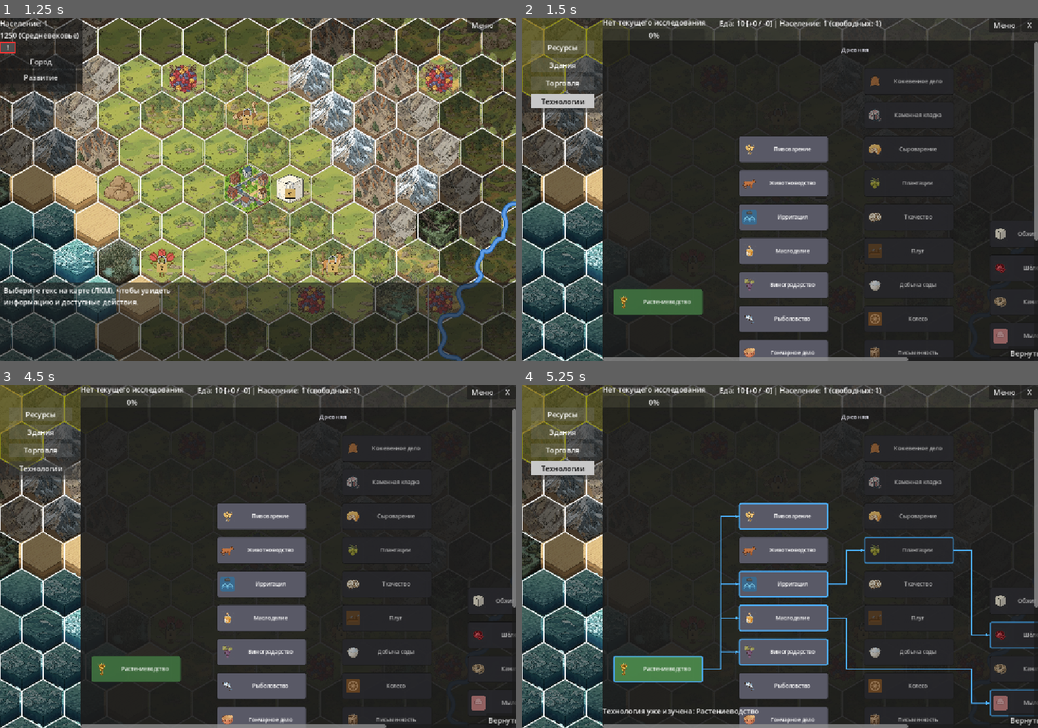
Above: before the commit, frames 1-4 (two rows, left to right).
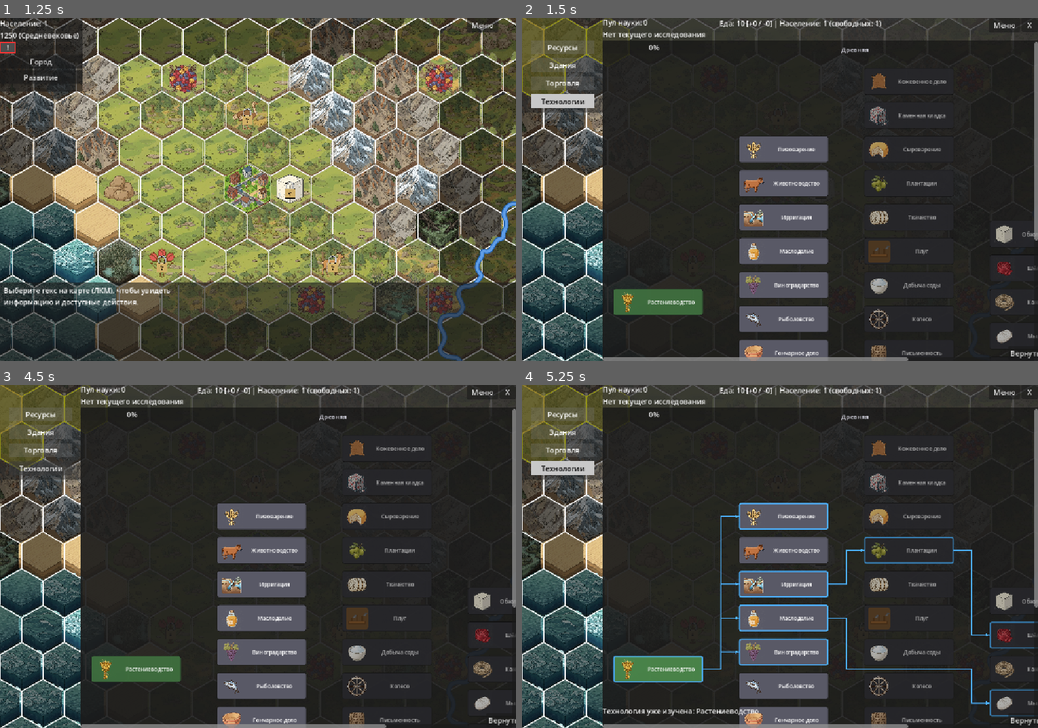
Above: after the commit, the same moments.

Repository: Night-Pryanik/The-City
Game: Godot game, scene res://scenes/main_menu.tscn
Same seed, same stepped clock (60 frames per second), same inputs: the game is played once before the commit and once after it.
Inputs (mouse positions are in pixels of both pictures, inside the frame that each line leads up to):
- Up to frame 1 (1.25 s): click "Новая игра" at 0.5 s
- Up to frame 2 (1.5 s): click (532, 48) at 1.25 s
- Up to frame 3 (4.5 s): click "Ресурсы" at 2 s; click "Здания" at 2.75 s; click "Торговля" at 3.5 s; click "Технологии" at 4.25 s
- Up to frame 4 (5.25 s): click (656, 669) at 5.02 s

Frame 1 is identical in both runs. In frame 2, 3.8% of the frame differs, in the area x 15-100%, y 0-100%; in frame 3, 3.8%; in frame 4, 3.8%.

Commit message:
Библиотеки, в которых материал для письма превращается в науку

Diff:
--- a/data/buildings.json
+++ b/data/buildings.json
@@ -203,6 +203,16 @@
       "production_slots": 1.0,
       "unlock_tech": "parchment",
       "default_recipes": [ "parchment" ]
+    },
+    {
+      "id": "library",
+      "name": "Библиотека",
+      "description": "Собрание письменных трудов, где учёные производят Науку.",
+      "work_cost": 30,
+      "icon": "library.png",
+      "production_slots": 1.0,
+      "unlock_tech": "writing",
+      "default_recipes": [ "science" ]
     }
   ]
 }
--- a/data/crafts.json
+++ b/data/crafts.json
@@ -309,6 +309,16 @@
       "time": 5.0,
       "unlock_tech": "parchment",
       "description": "Производит пергамент из шкур животных с помощью золения их в извести"
+    },
+    {
+      "id": "science",
+      "name": "Наука",
+      "produced_in": [ "library" ],
+      "resources": { "@writing_mediums": 2 },
+      "result": { "science": 1 },
+      "time": 5.0,
+      "unlock_tech": "writing",
+      "description": "Переписчики и учёные превращают письменные материалы в знания, пополняющие пул науки города"
     }
   ]
 }
--- a/data/products/products.json
+++ b/data/products/products.json
@@ -147,6 +147,17 @@
       "category": "material",
       "unlock_tech": "parchment",
       "icon": "parchment.png"
+    },
+    {
+      // Наука — виртуальный ресурс, который копится в общем пуле города и напрямую
+      // ускоряет изучение технологий (см. docs.md, «Наука: производство и исследования»).
+      // На вкладке «Ресурсы» НЕ отображается (фильтруется в resources_tab.gd).
+      "id": "science",
+      "name": "Наука",
+      "type": "product",
+      "category": "other",
+      "unlock_tech": "writing",
+      "icon": "science.png"
     }
   ]
 }
--- a/data/technologies/ancient.json
+++ b/data/technologies/ancient.json
@@ -78,7 +78,7 @@
       "name": "Ирригация",
       "era": "ancient",
       "science_cost": 3.0,
-      "icon": "irrigation.svg",
+      "icon": "irrigation.png",
       "prerequisites": [ [ "farming" ] ],
       "description": "Открывает возможность возделывать влаголюбивые культуры: рис и таро.\nПозволяет фермам и плантациям передавать пресную воду по цепочке (до 3 гексов).\nПозволяет осушать болота.",
       "flavor": "Управление водными потоками стало ключом к освоению новых земель: ирригация позволяла не только поливать поля, но и осушать переувлажнённые участки, превращая болота в плодородные равнины."
@@ -88,7 +88,7 @@
       "name": "Колесо",
       "era": "ancient",
       "science_cost": 3.0,
-      "icon": "wheel.svg",
+      "icon": "wheel.png",
       "prerequisites": [ [ "pottery" ] ],
       "description": "Снижает вклад расстояния от города в стоимость труда при строительстве улучшений на 30%.",
       "flavor": "Колесо — одно из величайших изобретений человечества, изменившее торговлю и войну."
@@ -168,7 +168,7 @@
       "name": "Мыловарение",
       "era": "ancient",
       "science_cost": 3.0,
-      "icon": "soap.svg",
+      "icon": "soap.png",
       "prerequisites": [ [ "oil_making", "soda_extraction" ] ],
       "description": "Открывает дом мыловара: растительное масло и сода → мыло.",
       "flavor": "Смешивая жир со щёлоком, люди получали мыло — первый шаг к гигиене и медицине."
--- a/icons/tech/irrigation.svg
+++ /dev/null
@@ -1,19 +0,0 @@
-<svg xmlns="http://www.w3.org/2000/svg" width="64" height="64" viewBox="0 0 64 64">
-  <rect width="64" height="64" fill="#3a6a8e" rx="8"/>
-  <path d="M8 44 Q20 20 32 44 Q44 20 56 44" fill="none" stroke="#7ec8e3" stroke-width="4" stroke-linecap="round"/>
-  <path d="M8 52 Q20 32 32 52 Q44 32 56 52" fill="none" stroke="#5aa8d3" stroke-width="3" stroke-linecap="round"/>
-  <rect x="20" y="8" width="24" height="10" fill="#5a5a5a" stroke="#3a3a3a" stroke-width="2" rx="2"/>
-  <path d="M24 8 L32 2 L40 8" fill="#5a5a5a" stroke="#3a3a3a" stroke-width="2"/>
-</svg>
-</｜DSML｜tool>
-<task_progress>
-- [x] Изучение структуры проекта и согласование плана
-- [x] Добавить поле icon в data/technologies.json
-- [ ] Создать SVG-иконки для недостающих технологий (icons/tech/)
-- [ ] Создать scripts/tech_tree.gd (Control со стрелками)
-- [ ] Переработать scripts/technologies_tab.gd (дерево технологий)
-- [ ] Обновить scripts/ui_helpers.gd (тултип технологий)
-- [ ] Обновить scenes/CityUI.tscn (структура панели технологий)
-- [ ] Обновить scripts/city_ui.gd (setup и тултип)
-- [ ] Проверить результат
-</task>
--- a/icons/tech/soap.svg
+++ /dev/null
@@ -1,19 +0,0 @@
-<svg xmlns="http://www.w3.org/2000/svg" width="64" height="64" viewBox="0 0 64 64">
-  <rect width="64" height="64" fill="#d48a8a" rx="8"/>
-  <rect x="16" y="20" width="32" height="18" fill="#e8b4b4" stroke="#a86a6a" stroke-width="2" rx="6"/>
-  <circle cx="26" cy="29" r="3" fill="#c47a7a"/>
-  <circle cx="38" cy="29" r="3" fill="#c47a7a"/>
-  <rect x="22" y="12" width="20" height="8" fill="#e8b4b4" stroke="#a86a6a" stroke-width="2" rx="3"/>
-</svg>
-</｜DSML｜tool>
-<task_progress>
-- [x] Изучение структуры проекта и согласование плана
-- [x] Добавить поле icon в data/technologies.json
-- [ ] Создать SVG-иконки для недостающих технологий (icons/tech/)
-- [ ] Создать scripts/tech_tree.gd (Control со стрелками)
-- [ ] Переработать scripts/technologies_tab.gd (дерево технологий)
-- [ ] Обновить scripts/ui_helpers.gd (тултип технологий)
-- [ ] Обновить scenes/CityUI.tscn (структура панели технологий)
-- [ ] Обновить scripts/city_ui.gd (setup и тултип)
-- [ ] Проверить результат
-</task>
--- a/icons/tech/wheel.svg
+++ /dev/null
@@ -1,21 +0,0 @@
-<svg xmlns="http://www.w3.org/2000/svg" width="64" height="64" viewBox="0 0 64 64">
-  <rect width="64" height="64" fill="#8a5a2b" rx="8"/>
-  <circle cx="32" cy="32" r="20" fill="none" stroke="#d4a574" stroke-width="5"/>
-  <circle cx="32" cy="32" r="4" fill="#d4a574"/>
-  <line x1="32" y1="12" x2="32" y2="52" stroke="#d4a574" stroke-width="3"/>
-  <line x1="12" y1="32" x2="52" y2="32" stroke="#d4a574" stroke-width="3"/>
-  <line x1="18" y1="18" x2="46" y2="46" stroke="#d4a574" stroke-width="3"/>
-  <line x1="46" y1="18" x2="18" y2="46" stroke="#d4a574" stroke-width="3"/>
-</svg>
-</｜DSML｜tool>
-<task_progress>
-- [x] Изучение структуры проекта и согласование плана
-- [x] Добавить поле icon в data/technologies.json
-- [ ] Создать SVG-иконки для недостающих технологий (icons/tech/)
-- [ ] Создать scripts/tech_tree.gd (Control со стрелками)
-- [ ] Переработать scripts/technologies_tab.gd (дерево технологий)
-- [ ] Обновить scripts/ui_helpers.gd (тултип технологий)
-- [ ] Обновить scenes/CityUI.tscn (структура панели технологий)
-- [ ] Обновить scripts/city_ui.gd (setup и тултип)
-- [ ] Проверить результат
-</task>
--- a/scenes/CityUI.tscn
+++ b/scenes/CityUI.tscn
@@ -266,6 +266,10 @@
 offset_right = 229.0
 offset_bottom = -58.0
 
+[node name="SciencePoolLabel" type="Label" parent="ContentPanel/TechnologiesPanel/CurrentResearch/VBoxContainer"]
+layout_mode = 2
+text = "Пул науки: 0"
+
 [node name="TechCurrentLabel" type="Label" parent="ContentPanel/TechnologiesPanel/CurrentResearch/VBoxContainer" unique_id=882780081]
 layout_mode = 2
 text = "Нет текущего исследования"
--- a/scripts/CityData.gd
+++ b/scripts/CityData.gd
@@ -23,6 +23,10 @@
 var current_research_science_cost: int = 0
 var research_progress: float = 0.0
 var research_science_accumulated: float = 0.0
+# Дробный остаток «дренажа» пула науки: списываем целыми единицами из пула,
+# а нецелый остаток копим здесь, чтобы скорость была плавной (см. docs.md,
+# «Наука: производство и исследования»).
+var science_drain_accum: float = 0.0
 
 # Сообщения для HUD после завершения исследования (о найденных ресурсах)
 var last_research_messages: Array = []
@@ -34,6 +38,16 @@
 var food_per_citizen: int = 1
 
 const PRODUCTION_INTERVAL: float = 2.0
+
+# --- НАУКА ---
+# Базовый доход науки города за один production-тик (даже без библиотек).
+# Город НЕ может генерировать меньше 1 очка науки за тик — иначе ранняя игра
+# без построек науки была бы заблокирована.
+const BASE_SCIENCE_PER_TICK: float = 1.0
+# Скорость расхода пула науки на текущее исследование (очков в секунду).
+# Пул списывается по столько очков в секунду на исследование; это прямое
+# ускорение его изучения за счёт «произведённой» науки.
+const SCIENCE_DRAIN_PER_SEC: float = 0.5
 
 # --- ТРУД ---
 # Труд = скорость работы города. 1 житель = 1 труд/сек.
@@ -65,6 +79,7 @@
     current_research_science_cost = 0
     research_progress = 0.0
     research_science_accumulated = 0.0
+    science_drain_accum = 0.0
     last_research_messages = []
 
     total_population = 1
@@ -469,25 +484,30 @@
     emit_signal("city_updated")
     return true
 
-# Возвращает количество очков науки за тик.
-# Учёных пока нет, поэтому город сам генерирует минимум — 1 очко за тик.
+# Возвращает количество очков науки за тик — базовый доход города.
+# Учёных (специализированных зданий) пока не учитывает: вклад библиотек
+# идёт через пул науки (см. get_science_pool и tick_research_science_continuous).
 # Город не может генерировать меньше 1 очка науки за тик.
 func get_science_per_tick() -> float:
-    var science = 0.0
-    # TODO: при добавлении учёных сюда нужно будет суммировать их вклад.
-    # Пока учёных нет — город генерирует минимум 1 очко науки за тик.
-    return max(1.0, science)
+    return BASE_SCIENCE_PER_TICK
+
+# Возвращает размер общего пула науки города (очков науки «про запас»).
+# Пул копится зданиями (например, Библиотекой через рецепт «Наука») в обычном
+# city_storage["science"], но на вкладке «Ресурсы» наука скрыта. Расходуется
+# на ускорение текущего исследования (см. tick_research_science_continuous).
+func get_science_pool() -> float:
+    return float(city_storage.get("science", 0))
 
 # Возвращает количество накопленных очков науки по текущему исследованию.
 func get_research_science_collected() -> float:
     return research_science_accumulated
 
 # Обновляет прогресс исследования непрерывно — вызывается каждый кадр
-# из _process в main_map.gd. Раньше это делалось раз в PRODUCTION_INTERVAL
-# (2 секунды), из-за чего прогресс-бар дёргался рывками: тик → 33%, пауза,
-# тик → 66%, пауза. Теперь accumulated растёт с правильной скоростью
-# (science_per_sec = science_per_tick / PRODUCTION_INTERVAL), и UI
-# получает гладкий сигнал.
+# из _process в main_map.gd. База (rate = get_science_per_tick / интервал)
+# даёт плавный минимальный прогресс; дополнительно накопленная наука из пула
+# библиотек списывается отсюда же и ускоряет текущее исследование.
+# Списание идёт целыми единицами (дробный остаток копится в science_drain_accum),
+# чтобы не «измельчать» пул и не замедлять его расход плавающей арифметикой.
 func tick_research_science_continuous(delta: float) -> void:
     if Engine.is_editor_hint():
         return
@@ -497,6 +517,17 @@
         current_research_science_cost = 1
     var rate: float = get_science_per_tick() / PRODUCTION_INTERVAL
     research_science_accumulated += rate * delta
+    # Расход пула науки на исследование: до N очков в секунду из общего пула.
+    if get_science_pool() > 0.0:
+        science_drain_accum += SCIENCE_DRAIN_PER_SEC * delta
+        var drain: int = int(science_drain_accum)
+        if drain > 0:
+            science_drain_accum -= drain
+            var available: int = int(get_science_pool())
+            var actual: int = min(drain, available)
+            if actual > 0:
+                research_science_accumulated += float(actual)
+                remove_from_storage("science", actual, "best")
     research_progress = clamp(research_science_accumulated / float(current_research_science_cost), 0.0, 1.0)
     if research_science_accumulated >= current_research_science_cost:
         _complete_research()
--- a/scripts/SaveManager.gd
+++ b/scripts/SaveManager.gd
@@ -26,6 +26,7 @@
         "current_research_science_cost": CityData.current_research_science_cost,
         "research_science_accumulated": CityData.research_science_accumulated,
         "research_progress": CityData.research_progress,
+        "science_drain_accum": CityData.science_drain_accum,
         "total_population": CityData.total_population,
         "idle_population": CityData.idle_population,
         "food_for_new_settler": CityData.food_for_new_settler,
@@ -114,6 +115,7 @@
     CityData.current_research_science_cost = saved_data.get("current_research_science_cost", 0)
     CityData.research_science_accumulated = saved_data.get("research_science_accumulated", 0.0)
     CityData.research_progress = saved_data.get("research_progress", 0.0)
+    CityData.science_drain_accum = saved_data.get("science_drain_accum", 0.0)
     CityData.total_population = saved_data.get("total_population", CityData.total_population)
     CityData.idle_population = saved_data.get("idle_population", CityData.idle_population)
     CityData.food_for_new_settler = saved_data.get("food_for_new_settler", CityData.food_for_new_settler)
--- a/scripts/city_ui.gd
+++ b/scripts/city_ui.gd
@@ -90,7 +90,8 @@
     tech_tree.setup(
         $ContentPanel/TechnologiesPanel/TreeRoot,
         $ContentPanel/TechnologiesPanel/CurrentResearch/VBoxContainer/TechCurrentLabel,
-        $ContentPanel/TechnologiesPanel/CurrentResearch/VBoxContainer/TechProgressBar
+        $ContentPanel/TechnologiesPanel/CurrentResearch/VBoxContainer/TechProgressBar,
+        $ContentPanel/TechnologiesPanel/CurrentResearch/VBoxContainer/SciencePoolLabel
     )
     tech_tree.research_requested.connect(_on_research_requested)
     $ContentPanel/TechnologiesPanel/TreeRoot.add_child(tech_tree)
--- a/scripts/resources_tab.gd
+++ b/scripts/resources_tab.gd
@@ -185,6 +185,9 @@
     # --- Товары по категориям ---
     var grouped = {}
     for prod_id in city_storage:
+        # Наука не показывается на вкладке «Ресурсы» (общий пул, см. docs.md).
+        if prod_id == "science":
+            continue
         var amount = city_storage[prod_id]
         var prod_val = production_rates.get(prod_id, 0)
         if amount <= 0 and prod_val <= 0:
@@ -324,6 +327,10 @@
     # Лёгкое обновление: не пересоздаём узлы, а обновляем тексты существующих.
     # Если появились новые продукты (структурное изменение) — вызываем полный refresh.
     for prod_id in city_storage:
+        # Наука хранится в city_storage, но на складе скрыта — отображается
+        # отдельным пулом на вкладке «Технологии» (см. docs.md).
+        if prod_id == "science":
+            continue
         var amount = city_storage[prod_id]
         var prod_val = production_rates.get(prod_id, 0)
         if amount <= 0 and prod_val <= 0:
--- a/scripts/tech_tree.gd
+++ b/scripts/tech_tree.gd
@@ -18,7 +18,7 @@
 const BUTTON_WIDTH: int = 200 # фиксированная ширина кнопки
 const BUTTON_HEIGHT: int = 60 # фиксированная высота кнопки
 const BUTTON_VERTICAL_GAP: int = 16 # вертикальный зазор между кнопками в колонке
-const ICON_SIZE: int = 32 # размер иконки слева от названия
+const ICON_SIZE: int = 50 # размер иконки слева от названия
 
 # --- Разделение по эпохам ---
 # Каждая технология в JSON содержит поле "era" (id эпохи), а человекочитаемые
@@ -34,6 +34,7 @@
 # --- Внешние ссылки (заполняются в setup) ---
 var current_label: Label # "Изучается: ..." (Label вверху панели)
 var progress_bar: ProgressBar # прогресс-бар текущего исследования
+var science_pool_label: Label # "Пул науки: ..." (общий пул наук)
 
 # --- Внутренние узлы ---
 var _scroll: ScrollContainer
@@ -62,9 +63,10 @@
 
 signal research_requested(tech_id: String)
 
-func setup(parent: Control, current_lbl: Label, progress: ProgressBar):
+func setup(parent: Control, current_lbl: Label, progress: ProgressBar, science_lbl: Label = null):
     current_label = current_lbl
     progress_bar = progress
+    science_pool_label = science_lbl
     _build_tech_icon_index()
     _build_ui(parent)
 
@@ -895,6 +897,9 @@
 func _update_status_label():
     if current_label == null or progress_bar == null:
         return
+    # Общий пул науки города (виден только здесь, на вкладке «Технологии»).
+    if science_pool_label != null and is_instance_valid(science_pool_label):
+        science_pool_label.text = "Пул науки: %d" % int(CityData.get_science_pool())
     if CityData.current_research_tech_id != "":
         var tech_data = _get_tech_data(CityData.current_research_tech_id)
         if not tech_data.is_empty():
Binary file added: icons/resources/products/science.png
Binary file added: icons/tech/irrigation.png
Binary file added: icons/tech/wheel.png
Not shown, changed: docs.md
